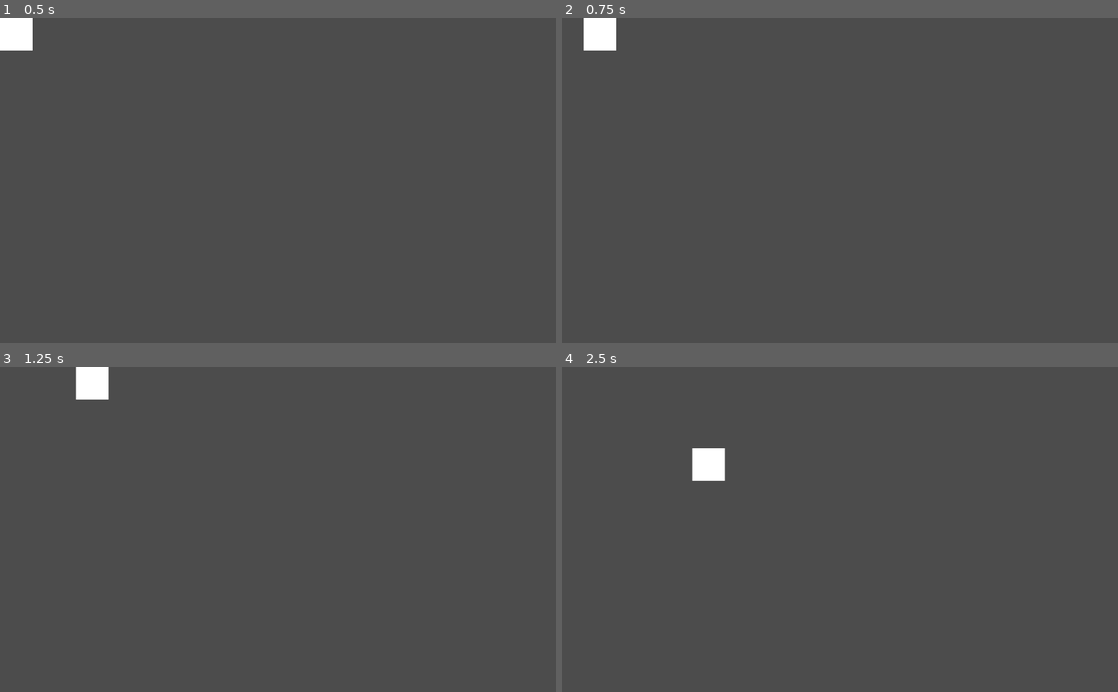
Above: before the commit, frames 1-4 (two rows, left to right).
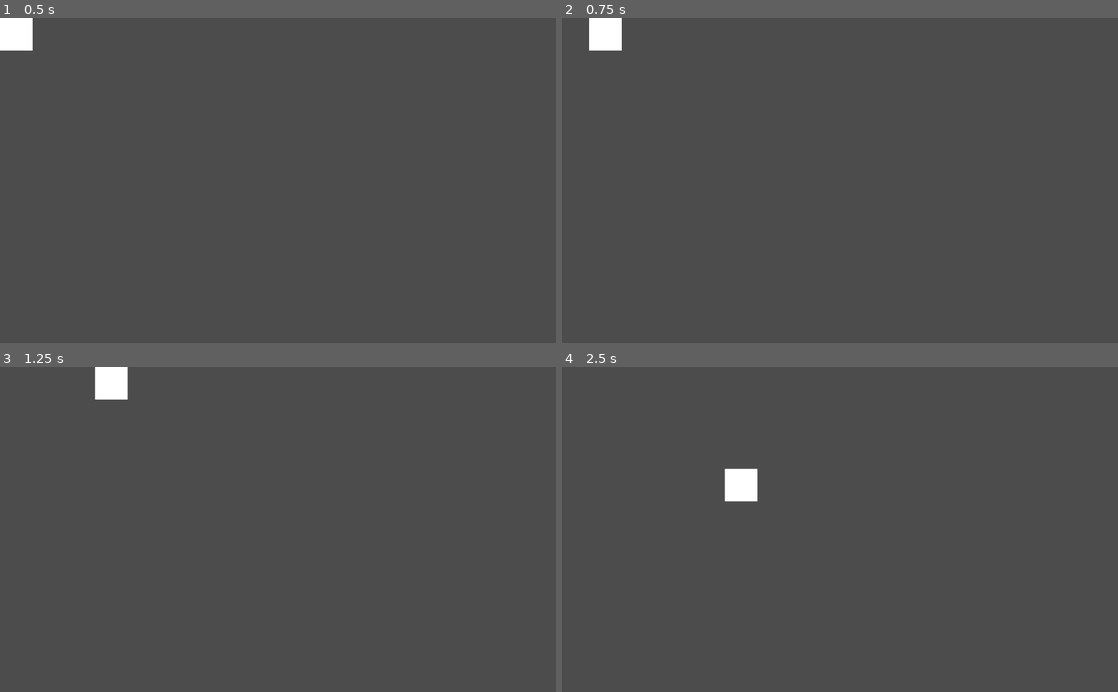
Above: after the commit, the same moments.

Repository: deengames-prototypes/kids-gamedev-template
Game: Godot game, scene res://Main.tscn
The game is run twice, just before and just after one commit, with the same random seed, the same clock (stepped at 60 frames per second) and the same inputs.
Inputs:
- Up to frame 1 (0.5 s): no input
- Up to frame 2 (0.75 s): tap Enter at 0.5 s; hold Right (ui_right) from 0.53 s (still down)
- Up to frame 3 (1.25 s): keep holding Right (ui_right)
- Up to frame 4 (2.5 s): release Right (ui_right) at 1.28 s; hold Down (ui_down) 1.28-2.03 s; hold Right (ui_right) from 2.03 s (still down)

Frame 1 is identical in both runs. In frame 2, 0.2% of the frame differs, in the area x 3-11%, y 0-11%; in frame 3, 0.7%; in frame 4, 1.2%, in the area x 23-36%, y 25-42%.

Commit message:
Use fixed velocity for gamepad

Diff:
--- a/Scripts/MoveToKeyboardOrGamepad.gd
+++ b/Scripts/MoveToKeyboardOrGamepad.gd
@@ -4,46 +4,34 @@
 signal reached_destination
 signal facing_new_direction
 
-export var speed = 200 # set by owning component
+export var speed = 250 # set by owning component
 const ZERO_VECTOR = Vector2(0, 0)
 
 var previously_facing = ""
 var previously_pressed_key = false
 
 func _physics_process(delta):
-	self._move_to_keyboard()
+	self._move_to_keyboard(delta)
 
-func _move_to_keyboard():
+func _move_to_keyboard(delta):
 	var velocity = Vector2(0, 0)
 	var new_facing = self.previously_facing
 	var pressed_key = false
 
 	if Input.is_key_pressed(KEY_RIGHT) or Input.is_key_pressed(KEY_D) or Input.get_action_strength("ui_right") > 0:
-		if Input.get_action_strength("ui_right") > 0:
-			velocity.x = Input.get_action_strength("ui_right")
-		else:
-			velocity.x = 1
+		velocity.x = 1
 		new_facing = "Right"
 		pressed_key = true
 	elif Input.is_key_pressed(KEY_LEFT) or Input.is_key_pressed(KEY_A) or Input.get_action_strength("ui_left") > 0:
-		if Input.get_action_strength("ui_left") > 0:
-			velocity.x = -Input.get_action_strength("ui_left")
-		else:
-			velocity.x = -1
+		velocity.x = -1
 		new_facing = "Left"
 		pressed_key = true
 	if Input.is_key_pressed(KEY_UP) or Input.is_key_pressed(KEY_W) or Input.get_action_strength("ui_up") > 0:
-		if Input.get_action_strength("ui_up") > 0:
-			velocity.y = -Input.get_action_strength("ui_up")
-		else:
-			velocity.y = -1
+		velocity.y = -1
 		new_facing = "Up"
 		pressed_key = true
 	elif Input.is_key_pressed(KEY_DOWN) or Input.is_key_pressed(KEY_S) or Input.get_action_strength("ui_down") > 0:
-		if Input.get_action_strength("ui_down") > 0:
-			velocity.y = Input.get_action_strength("ui_down")
-		else:
-			velocity.y = Input.get_action_strength("ui_down")
+		velocity.y = 1
 		new_facing = "Down"
 		pressed_key = true
 
@@ -53,7 +41,7 @@
 
 	if velocity.x != 0 or velocity.y != 0:
 		velocity = velocity.normalized() * self.speed
-		velocity = self.get_parent().move_and_slide(velocity, ZERO_VECTOR)
+		self.get_parent().move_and_collide(velocity * delta)
 		self.emit_signal("cancel_destination") # if clicked, cancel that destination
 	else:
 		if not pressed_key and previously_pressed_key:
